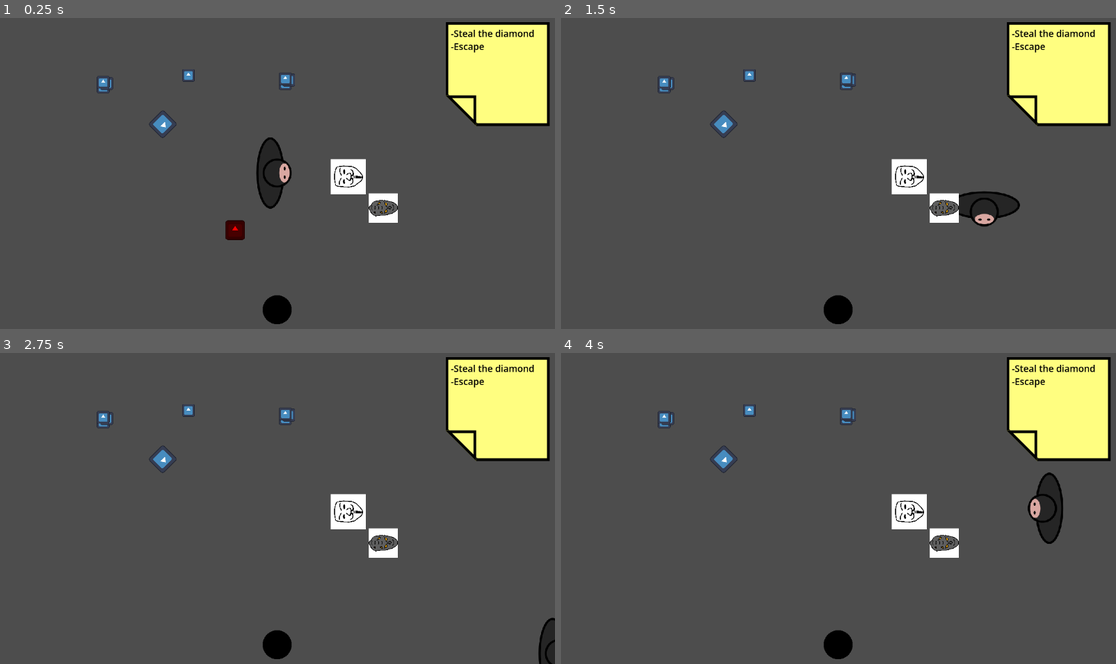
Above: before the commit, frames 1-4 (two rows, left to right).
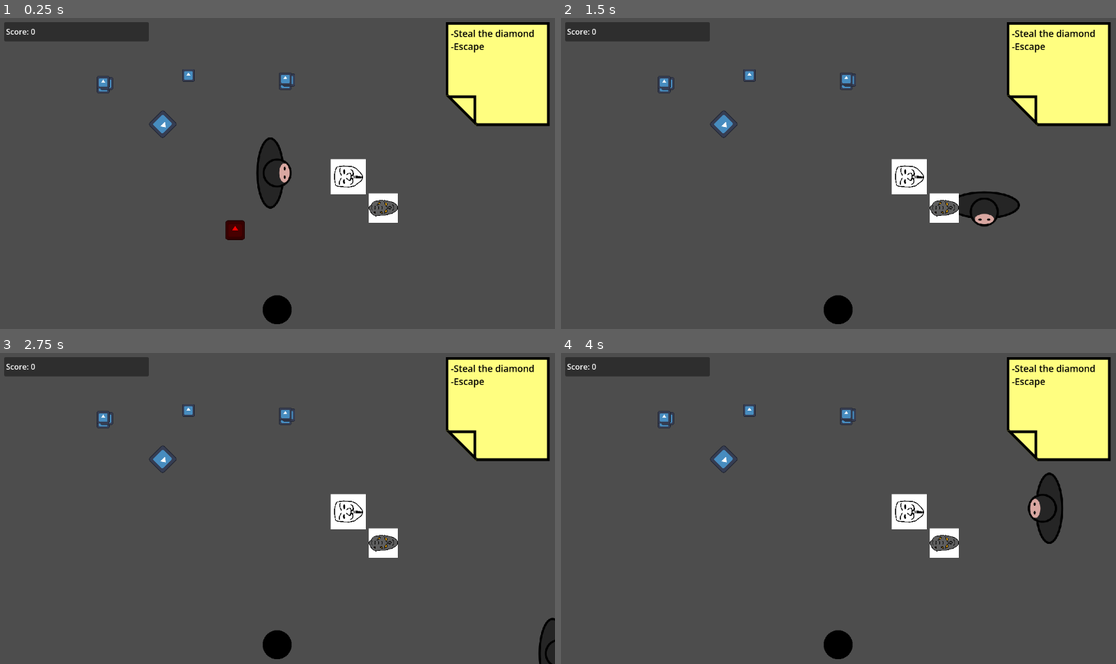
Above: after the commit, the same moments.

Repository: Quackstir/Game-Jam
Game: Godot game, scene res://Levels/MarksTest/PlayerTestScene.tscn
Two runs of this game, one before a commit and one after it. Both use one fixed random seed, a clock stepped at 60 frames per second and the inputs below. This scene is started directly instead of the project's main scene. The engine's default icon, where the game draws it, is replaced by a stand-in: a white triangle on a blue panel in a dark square.
Inputs:
- Up to frame 1 (0.25 s): no input
- Up to frame 2 (1.5 s): tap Enter at 0.5 s; hold D (move_right) 0.53-1.28 s; hold Q (activate_mask) 0.53-1.28 s; hold S (move_down) from 1.28 s (still down); tap E (interact) at 1.35 s
- Up to frame 3 (2.75 s): release S (move_down) at 2.03 s; hold D (move_right) from 2.03 s (still down); hold Q (activate_mask) from 2.03 s (still down)
- Up to frame 4 (4 s): release D (move_right) at 2.78 s; release Q (activate_mask) at 2.78 s; hold W (move_up) 2.78-3.53 s; tap E (interact) at 2.85 s; hold A (move_left) from 3.53 s (still down); hold Q (activate_mask) from 3.53 s (still down)

The runs differ from the first frame. In frame 1, 1.5% of the frame differs, in the area x 0-27%, y 1-8%; in frame 2, 1.5%; in frame 3, 1.5%; in frame 4, 1.5%.

Commit message:
Added Score UI
-Added score UI to the HUD and the win screen
-Made a win screen
-Made a mock up of the score UI

Diff:
--- a/Global Game Jam 2026/GlobalGameJam2026/Levels/MarksTest/WinScene.tscn
+++ b/Global Game Jam 2026/GlobalGameJam2026/Levels/MarksTest/WinScene.tscn
@@ -1,4 +1,8 @@
 [gd_scene format=3 uid="uid://kfaq4sudprsu"]
+
+[ext_resource type="Script" uid="uid://dokx4qptlohnf" path="res://Levels/MarksTest/win_scene.gd" id="1_n13gn"]
+
+[sub_resource type="StyleBoxEmpty" id="StyleBoxEmpty_4c5u3"]
 
 [node name="WinScene" type="Control" unique_id=1465237980]
 layout_mode = 3
@@ -7,19 +11,87 @@
 anchor_bottom = 1.0
 grow_horizontal = 2
 grow_vertical = 2
+script = ExtResource("1_n13gn")
 
 [node name="CanvasLayer" type="CanvasLayer" parent="." unique_id=1912213613]
 
-[node name="Label" type="Label" parent="CanvasLayer" unique_id=1453793295]
+[node name="MarginContainer" type="MarginContainer" parent="CanvasLayer" unique_id=2030910399]
 anchors_preset = 15
 anchor_right = 1.0
 anchor_bottom = 1.0
-offset_right = 2.0
-offset_bottom = -3.0
 grow_horizontal = 2
 grow_vertical = 2
 size_flags_horizontal = 3
 size_flags_vertical = 3
-text = "gamers"
+theme_override_constants/margin_left = 10
+theme_override_constants/margin_top = 10
+theme_override_constants/margin_right = 10
+theme_override_constants/margin_bottom = 10
+
+[node name="HBoxContainer" type="HBoxContainer" parent="CanvasLayer/MarginContainer" unique_id=473346268]
+layout_mode = 2
+
+[node name="Panel Empty" type="Panel" parent="CanvasLayer/MarginContainer/HBoxContainer" unique_id=252809177]
+layout_mode = 2
+size_flags_horizontal = 3
+theme_override_styles/panel = SubResource("StyleBoxEmpty_4c5u3")
+
+[node name="Panel2" type="Panel" parent="CanvasLayer/MarginContainer/HBoxContainer" unique_id=825631241]
+layout_mode = 2
+size_flags_horizontal = 3
+size_flags_stretch_ratio = 2.0
+
+[node name="VBoxContainer" type="VBoxContainer" parent="CanvasLayer/MarginContainer/HBoxContainer/Panel2" unique_id=1272683807]
+layout_mode = 1
+anchors_preset = 15
+anchor_right = 1.0
+anchor_bottom = 1.0
+grow_horizontal = 2
+grow_vertical = 2
+
+[node name="Label" type="Label" parent="CanvasLayer/MarginContainer/HBoxContainer/Panel2/VBoxContainer" unique_id=1453793295]
+layout_mode = 2
+size_flags_horizontal = 3
+size_flags_vertical = 3
+theme_override_font_sizes/font_size = 80
+text = "You Win"
 horizontal_alignment = 1
 vertical_alignment = 1
+
+[node name="Label2" type="Label" parent="CanvasLayer/MarginContainer/HBoxContainer/Panel2/VBoxContainer" unique_id=445018094]
+layout_mode = 2
+size_flags_horizontal = 3
+size_flags_vertical = 3
+theme_override_font_sizes/font_size = 40
+text = "Score: 00000000"
+horizontal_alignment = 1
+vertical_alignment = 1
+
+[node name="MarginContainer" type="MarginContainer" parent="CanvasLayer/MarginContainer/HBoxContainer/Panel2/VBoxContainer" unique_id=1959620269]
+layout_mode = 2
+size_flags_vertical = 3
+theme_override_constants/margin_left = 20
+theme_override_constants/margin_top = 20
+theme_override_constants/margin_right = 20
+theme_override_constants/margin_bottom = 20
+
+[node name="Button" type="Button" parent="CanvasLayer/MarginContainer/HBoxContainer/Panel2/VBoxContainer/MarginContainer" unique_id=169814792]
+layout_mode = 2
+size_flags_vertical = 3
+
+[node name="Label" type="Label" parent="CanvasLayer/MarginContainer/HBoxContainer/Panel2/VBoxContainer/MarginContainer/Button" unique_id=1449690638]
+layout_mode = 1
+anchors_preset = 15
+anchor_right = 1.0
+anchor_bottom = 1.0
+grow_horizontal = 2
+grow_vertical = 2
+theme_override_font_sizes/font_size = 40
+text = "Back to Main Menu"
+horizontal_alignment = 1
+vertical_alignment = 1
+
+[node name="Panel Empty2" type="Panel" parent="CanvasLayer/MarginContainer/HBoxContainer" unique_id=1918060460]
+layout_mode = 2
+size_flags_horizontal = 3
+theme_override_styles/panel = SubResource("StyleBoxEmpty_4c5u3")
--- /dev/null
+++ b/Global Game Jam 2026/GlobalGameJam2026/Levels/MarksTest/win_scene.gd
@@ -0,0 +1,6 @@
+extends Control
+
+@onready var label_2: Label = $CanvasLayer/MarginContainer/HBoxContainer/Panel2/VBoxContainer/Label2
+
+func _ready() -> void:
+	label_2.text = "Score: " + str(GM.score)
--- a/Global Game Jam 2026/GlobalGameJam2026/Player/Scenes/HUD.tscn
+++ b/Global Game Jam 2026/GlobalGameJam2026/Player/Scenes/HUD.tscn
@@ -4,6 +4,8 @@
 [ext_resource type="Script" uid="uid://crnsan2nnw2dw" path="res://Player/Scripts/hud.gd" id="1_gskb7"]
 [ext_resource type="Texture2D" uid="uid://0nuy5it40d50" path="res://Player/Art/keyboard_q.png" id="1_woq2x"]
 [ext_resource type="Texture2D" uid="uid://ckyoi3s1jigq3" path="res://Player/Art/StickyNote.svg" id="2_yqvao"]
+
+[sub_resource type="StyleBoxEmpty" id="StyleBoxEmpty_yqvao"]
 
 [sub_resource type="StyleBoxEmpty" id="StyleBoxEmpty_woq2x"]
 
@@ -42,6 +44,51 @@
 
 [node name="HBoxContainer2" type="HBoxContainer" parent="CanvasLayer/MarginContainer/VBoxContainer" unique_id=1025216980]
 layout_mode = 2
+
+[node name="VBoxContainer" type="VBoxContainer" parent="CanvasLayer/MarginContainer/VBoxContainer/HBoxContainer2" unique_id=336937064]
+custom_minimum_size = Vector2(300, 25)
+layout_mode = 2
+
+[node name="Panel" type="Panel" parent="CanvasLayer/MarginContainer/VBoxContainer/HBoxContainer2/VBoxContainer" unique_id=6203603]
+layout_mode = 2
+size_flags_vertical = 3
+
+[node name="MarginContainer" type="MarginContainer" parent="CanvasLayer/MarginContainer/VBoxContainer/HBoxContainer2/VBoxContainer/Panel" unique_id=1563753816]
+layout_mode = 1
+anchors_preset = 15
+anchor_right = 1.0
+anchor_bottom = 1.0
+grow_horizontal = 2
+grow_vertical = 2
+theme_override_constants/margin_left = 4
+theme_override_constants/margin_top = 2
+theme_override_constants/margin_right = 2
+theme_override_constants/margin_bottom = 2
+
+[node name="Label" type="Label" parent="CanvasLayer/MarginContainer/VBoxContainer/HBoxContainer2/VBoxContainer/Panel/MarginContainer" unique_id=1872454101]
+layout_mode = 2
+text = "Score: 0"
+vertical_alignment = 1
+
+[node name="Panel2" type="Panel" parent="CanvasLayer/MarginContainer/VBoxContainer/HBoxContainer2/VBoxContainer" unique_id=2045773138]
+layout_mode = 2
+size_flags_vertical = 3
+theme_override_styles/panel = SubResource("StyleBoxEmpty_yqvao")
+
+[node name="Panel3" type="Panel" parent="CanvasLayer/MarginContainer/VBoxContainer/HBoxContainer2/VBoxContainer" unique_id=613364271]
+layout_mode = 2
+size_flags_vertical = 3
+theme_override_styles/panel = SubResource("StyleBoxEmpty_yqvao")
+
+[node name="Panel4" type="Panel" parent="CanvasLayer/MarginContainer/VBoxContainer/HBoxContainer2/VBoxContainer" unique_id=1495362258]
+layout_mode = 2
+size_flags_vertical = 3
+theme_override_styles/panel = SubResource("StyleBoxEmpty_yqvao")
+
+[node name="Panel5" type="Panel" parent="CanvasLayer/MarginContainer/VBoxContainer/HBoxContainer2/VBoxContainer" unique_id=717135090]
+layout_mode = 2
+size_flags_vertical = 3
+theme_override_styles/panel = SubResource("StyleBoxEmpty_yqvao")
 
 [node name="Panel3" type="Panel" parent="CanvasLayer/MarginContainer/VBoxContainer/HBoxContainer2" unique_id=950826416]
 layout_mode = 2
--- a/Global Game Jam 2026/GlobalGameJam2026/Player/Scripts/hud.gd
+++ b/Global Game Jam 2026/GlobalGameJam2026/Player/Scripts/hud.gd
@@ -10,6 +10,7 @@
 
 var _mask_can_activate : bool
 
+@onready var label: Label = $CanvasLayer/MarginContainer/VBoxContainer/HBoxContainer2/VBoxContainer/Panel/MarginContainer/Label
 @onready var rich_text_label: RichTextLabel = $CanvasLayer/MarginContainer/VBoxContainer/HBoxContainer2/TextureRect/MarginContainer/RichTextLabel
 
 
@@ -19,7 +20,10 @@
 	#Global.game_manager.win_state_change.connect(_can_win)
 	#Global.game_manager.call_deferred("win_state_change.connect", _can_win)
 	GM.win_state_change.connect(_can_win)
+	GM.score_change.connect(_score_changed)
 
+func _score_changed(_new_score:int) -> void:
+	label.text = "Score: " + str(_new_score)
 
 func _can_win(_can_win:bool) -> void:
 	if _can_win:
Not shown, added: Global Game Jam 2026/GlobalGameJam2026/Levels/MarksTest/win_scene.gd.uid
Not shown, changed: Global Game Jam 2026/UI Mockup/HUD Mockup.af
Not shown, added: Global Game Jam 2026/UI Mockup/HUD Mockup.af~lock~
